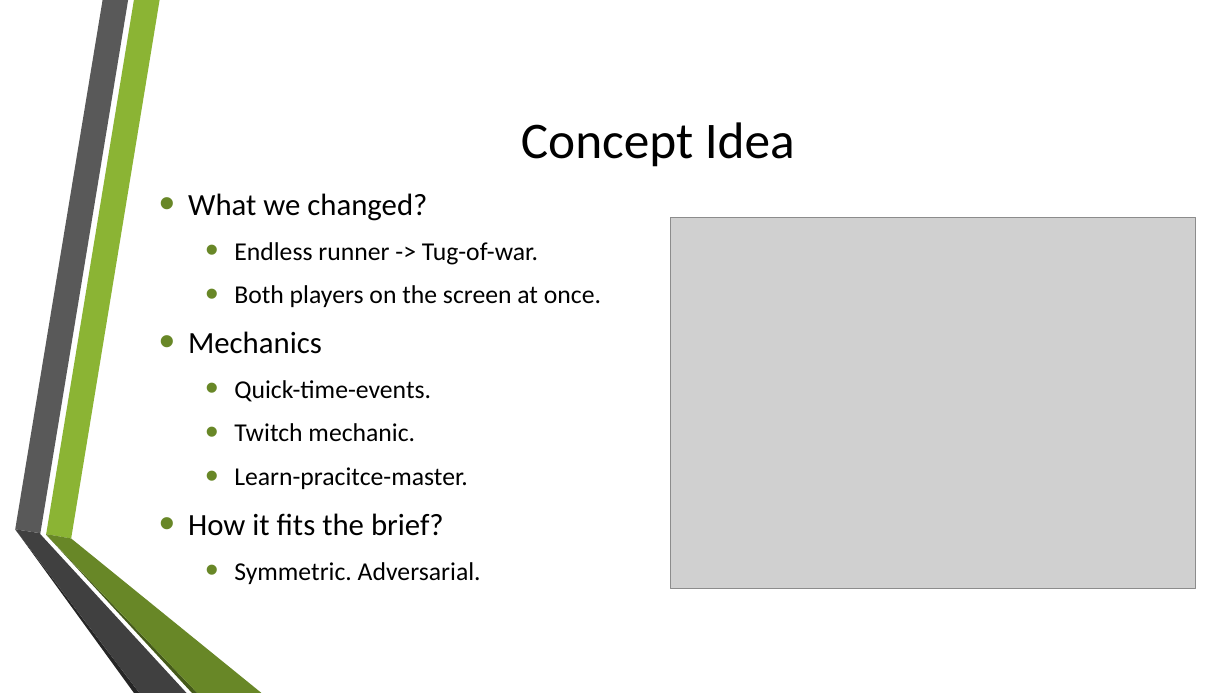
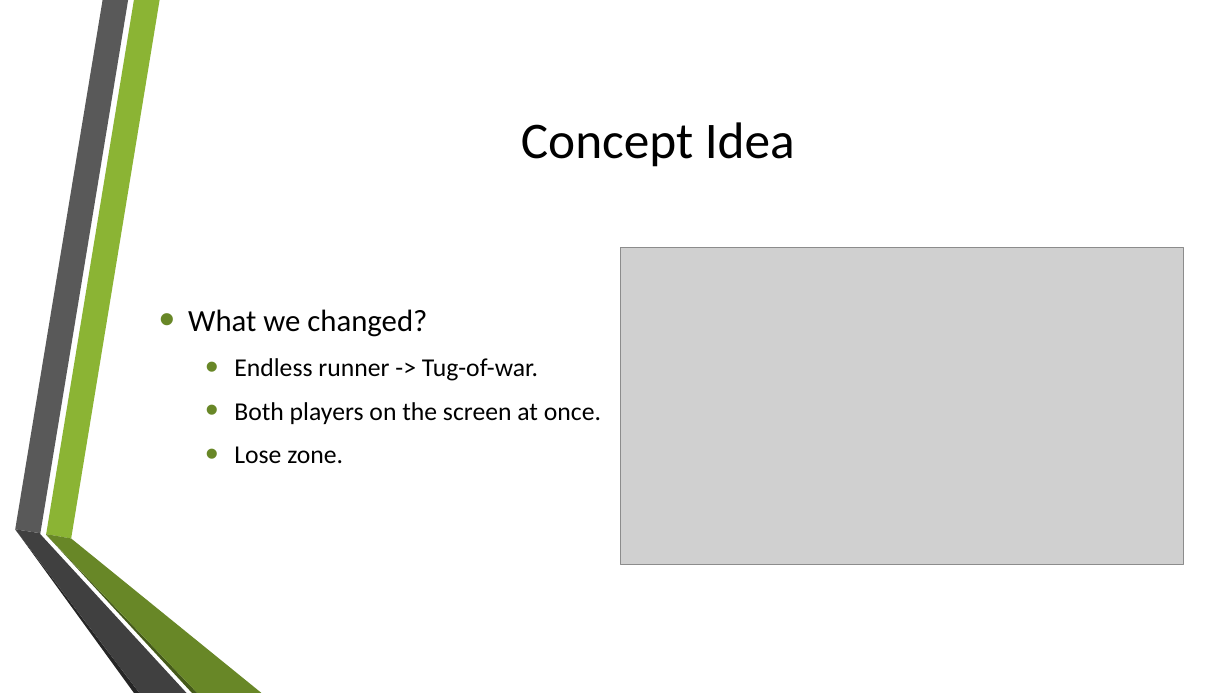
Before and after one commit to UoSGroupProjects1718/mgp-mpg-group-5, a slide deck: slide 7 of Management/Presentations/Initial presentation.pptx. Drawn at 1232x693 pixels with LibreOffice and Linux fonts; fonts in the diff are those of the drawing; grey boxes stand for pictures; background and template pictures are left out. Boxes give left, top, right and bottom in pixels: in the first picture for what was removed or moved away, otherwise in the second. Text is boxed around its words. In the diff, an @@ line names an element or a change of style, - is before the commit and + after.

```diff
--- a/Management/Presentations/Initial presentation.pptx
+++ b/Management/Presentations/Initial presentation.pptx
@@ picture: place and size @@
-picture at (671,217,1197,589)
+picture at (621,248,1184,565)
@@ text at (234,446,343,464): text changed @@
-• Mechanics
-  • Quick-time-events.
-  • Twitch mechanic.
-  • Learn-pracitce-master.
-• How it fits the brief?
-  • Symmetric. Adversarial.
+  • Lose zone.
```
Also in this commit, not shown: 4 other slides changed, 1 slide added, 1 slide removed.
